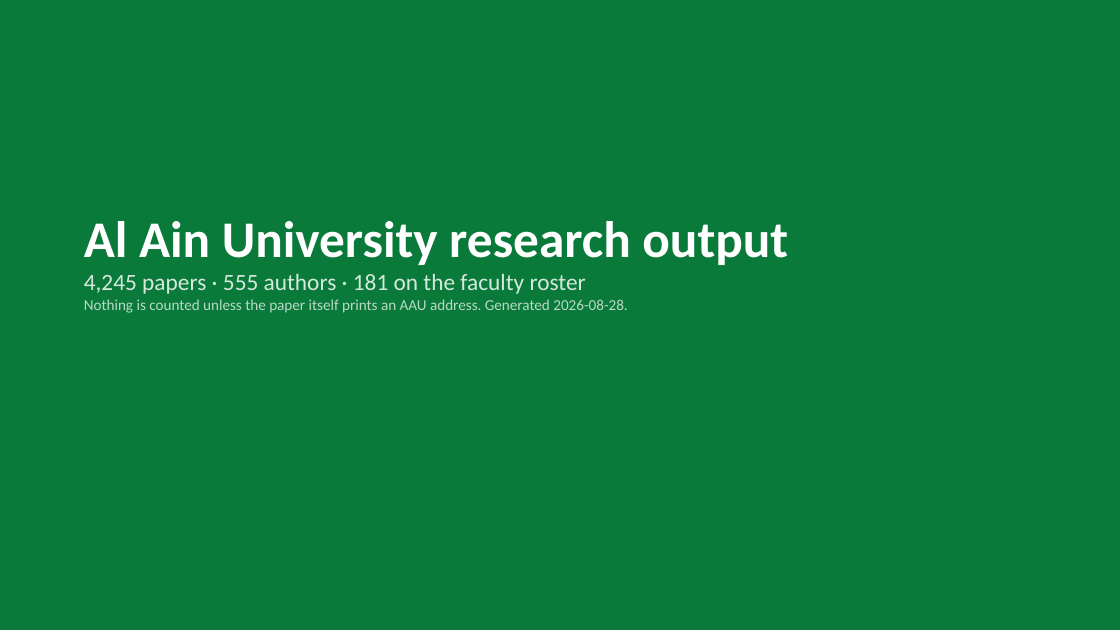
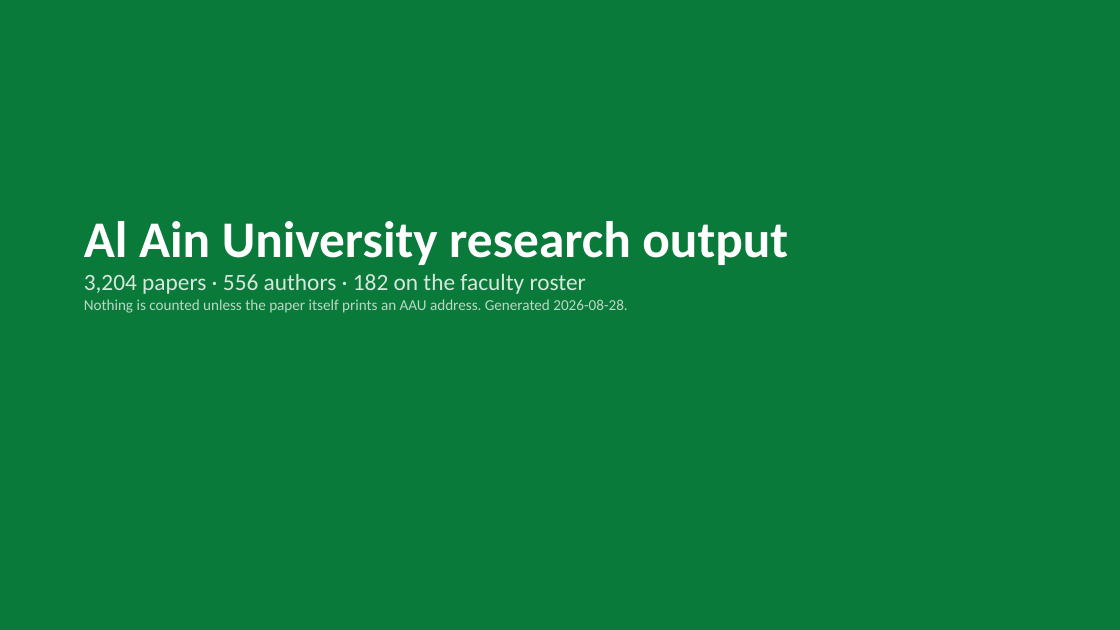
Before and after one commit to AbdallahAbouHajal/aau-research-tracker, a slide deck: slide 1 of docs/downloads/AAU_Research_Tracker.pptx. Drawn at 1120x630 pixels with LibreOffice and Linux fonts; fonts in the diff are those of the drawing. Boxes give left, top, right and bottom in pixels: in the first picture for what was removed or moved away, otherwise in the second. Text is boxed around its words. In the diff, an @@ line names an element or a change of style, - is before the commit and + after.

```diff
--- a/docs/downloads/AAU_Research_Tracker.pptx
+++ b/docs/downloads/AAU_Research_Tracker.pptx
@@ text at (84,273,586,294): text changed @@
-4,245 papers · 555 authors · 181 on the faculty roster
+3,204 papers · 556 authors · 182 on the faculty roster
```
Also in this commit, not shown: 10 other files.
